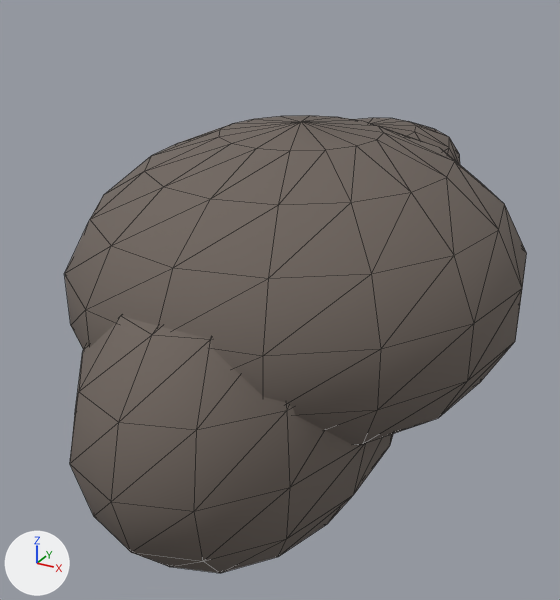
What one commit did to the glTF model client/public/assets/models/characters/hair_01.glb.
Both versions are drawn from a 50 mm lens placed at (0.223, -0.425, 1.86), pointed at (-0.01, -0.001, 1.648). Lighting does not change. The marker at lower left points along +X, +Y and +Z. The older version comes first. Mesh edges are drawn as thin lines.

The first picture shows 'hair_01-mesh'.
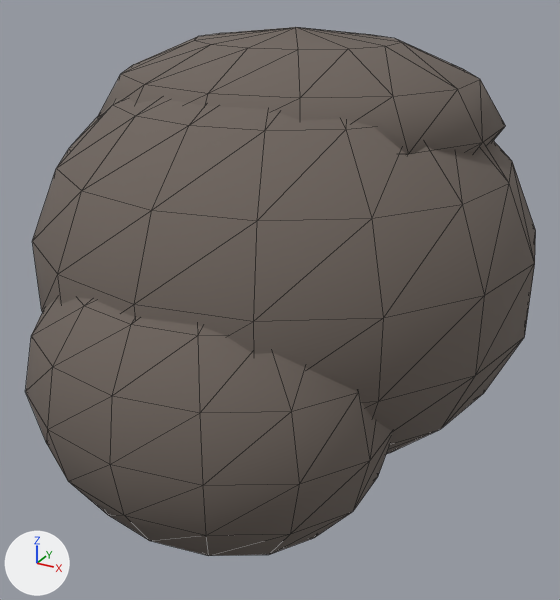
The change in detail:
me_hair_01_mesh is used by ob_hair_01_mesh; location (0.0, 0.0, 0.0).
me_hair_01_mesh had 387 vertices, 724 faces and spanned x -0.146..0.146, y -0.192..0.22, z 1.51..1.768.
me_hair_01_mesh now has 387 vertices, 724 faces and spans x -0.155..0.155, y -0.19..0.133, z 1.544..1.824.
me_hair_01_mesh part 1: the loose piece of 161 vertices spanning x -0.146..0.146, y -0.15..0.166, z 1.568..1.768 is scaled about its middle by (1.06, 0.937, 1.28), then moved by (0.0, -0.023, 0.02).
me_hair_01_mesh part 2: the loose piece of 127 vertices spanning x -0.09..0.09, y -0.192..0.088, z 1.51..1.72 is scaled about its middle by (1.22, 0.586, 0.876), then moved by (0.0, -0.056, 0.021).
me_hair_01_mesh part 3: the loose piece of 99 vertices spanning x -0.066..0.066, y 0.01..0.22, z 1.688..1.748 is scaled about its middle by (1.84, 1.03, 1.67), then moved by (0.0, -0.115, 0.056).

What differs and where, as boxes [x1, y1, x2, y2] in the pictures (560 x 600 px; the box of a moved part takes in the faces that stretch with it):
'hair_01-mesh', reshaped (11% wider, 15% taller)
    before: [65, 115, 527, 573]
    after: [25, 27, 536, 556]
part 1 of me_hair_01_mesh, moved or reshaped
    before: [65, 115, 527, 445]
    after: [32, 97, 536, 454]
part 2 of me_hair_01_mesh, moved or reshaped
    before: [70, 316, 394, 573]
    after: [25, 298, 392, 556]
part 3 of me_hair_01_mesh, moved or reshaped
    before: [355, 118, 460, 164]
    after: [97, 27, 506, 154]
